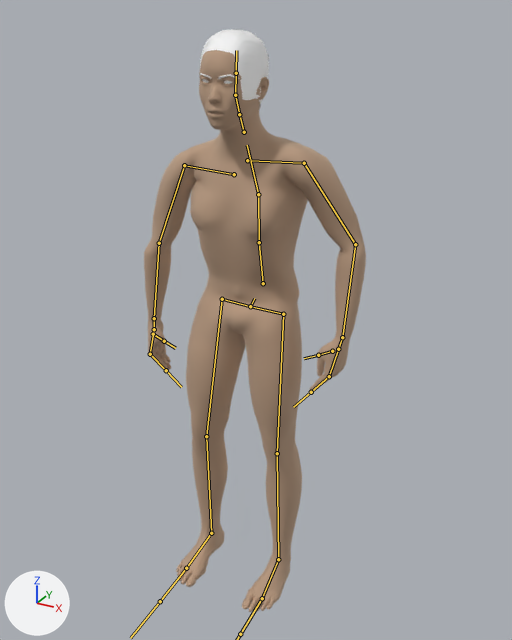
The FBX model FinalFBXes/ElbowToKneeTuck/ElbowToKneeTuckToIdle.fbx, before and after one commit.
Before and after are seen from a camera (50 mm lens) standing at (0.098, -0.1901, 0.1793) and looking at (0.003, -0.0173, 0.0929). Lighting does not change. The marker at lower left points along +X, +Y and +Z. Both versions are drawn at frame 68 of the action 'CMU compliant skeleton|IdleToSitup'; the numbers are the values there. The bones that bend it are drawn over the model as lines.

Objects in the first picture: 'eyebrow002Mesh', 'high-polyMesh', 'malemodelMesh', 'short04Mesh'.
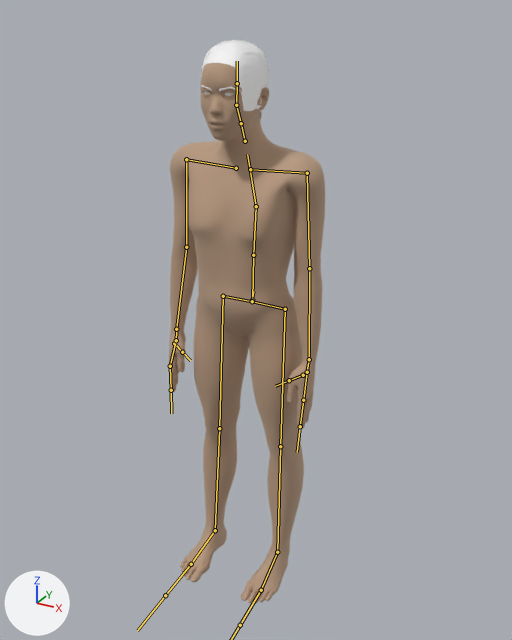
The change, as a diff of the scene's bpy script:
```diff
--- a/FinalFBXes/ElbowToKneeTuck/ElbowToKneeTuckToIdle.fbx.py
+++ b/FinalFBXes/ElbowToKneeTuck/ElbowToKneeTuckToIdle.fbx.py
@@ bone_hips @@
 bone_hips = bpy.data.objects['CMU compliant skeleton'].pose.bones['Hips']
-bone_hips.location = (0.0, -0.439, -1.124)
-bone_hips.rotation_quaternion = (-0.446, 0.895, 0.0, 0.0)  # degrees (-127, 0, 0)
+bone_hips.location = (0.0, -0.442, -1.139)
+bone_hips.rotation_quaternion = (-0.706, 0.709, 0.0, 0.0)  # degrees (-90, 0, 0)
@@ bone_lhipjoint @@
 bone_lhipjoint = bpy.data.objects['CMU compliant skeleton'].pose.bones['LHipJoint']  # child of 'Hips'
-bone_lhipjoint.rotation_quaternion = (0.953, -0.031, 0.301, -0.006)  # degrees (-4, 35, -2)
+bone_lhipjoint.rotation_quaternion = (1.0, 0.0, 0.0, 0.0)  # degrees (0, 0, 0)
@@ bone_leftleg @@
 bone_leftleg = bpy.data.objects['CMU compliant skeleton'].pose.bones['LeftLeg']  # child of 'LeftUpLeg'
-bone_leftleg.rotation_quaternion = (1.0, -0.005, 0.0, 0.0)  # degrees (-1, 0, 0)
+bone_leftleg.rotation_quaternion = (1.0, -0.026, -0.007, 0.017)  # degrees (-3, -1, 2)
@@ bone_lowerback @@
 bone_lowerback = bpy.data.objects['CMU compliant skeleton'].pose.bones['LowerBack']  # child of 'Hips'
-bone_lowerback.location = (0.0, 0.0, 0.0)
-bone_lowerback.rotation_quaternion = (0.921, 0.389, 0.0, 0.0)  # degrees (46, 0, 0)
+bone_lowerback.location = (-0.003, -0.085, 0.028)
+bone_lowerback.rotation_quaternion = (0.999, -0.047, 0.0, 0.0)  # degrees (-5, 0, 0)
@@ bone_spine @@
 bone_spine = bpy.data.objects['CMU compliant skeleton'].pose.bones['Spine']  # child of 'LowerBack'
-bone_spine.rotation_quaternion = (1.0, 0.0, 0.0, 0.0)  # degrees (0, 0, 0)
+bone_spine.rotation_quaternion = (0.997, 0.075, 0.0, 0.0)  # degrees (9, 0, 0)
@@ bone_spine1 @@
 bone_spine1 = bpy.data.objects['CMU compliant skeleton'].pose.bones['Spine1']  # child of 'Spine'
-bone_spine1.rotation_quaternion = (1.0, 0.0, 0.0, 0.0)  # degrees (0, 0, 0)
+bone_spine1.rotation_quaternion = (1.0, -0.006, 0.0, 0.0)  # degrees (-1, 0, 0)
@@ bone_leftshoulder @@
 bone_leftshoulder = bpy.data.objects['CMU compliant skeleton'].pose.bones['LeftShoulder']  # child of 'Spine1'
-bone_leftshoulder.location = (-0.003, -0.007, 0.007)
-bone_leftshoulder.rotation_quaternion = (1.0, 0.0, 0.0, 0.0)  # degrees (0, 0, 0)
+bone_leftshoulder.location = (0.0, 0.0, 0.0)
+bone_leftshoulder.rotation_quaternion = (1.0, 0.0, -0.009, 0.0)  # degrees (0, -1, 0)
@@ bone_leftarm @@
 bone_leftarm = bpy.data.objects['CMU compliant skeleton'].pose.bones['LeftArm']  # child of 'LeftShoulder'
-bone_leftarm.rotation_quaternion = (0.718, 0.169, 0.483, -0.472)  # degrees (-24, 59, -80)
+bone_leftarm.rotation_quaternion = (0.732, -0.049, 0.018, -0.679)  # degrees (-6, -2, -86)
@@ bone_leftforearm @@
 bone_leftforearm = bpy.data.objects['CMU compliant skeleton'].pose.bones['LeftForeArm']  # child of 'LeftArm'
-bone_leftforearm.rotation_quaternion = (0.873, 0.294, -0.381, -0.081)  # degrees (47, -38, -28)
+bone_leftforearm.rotation_quaternion = (0.997, 0.071, -0.008, -0.013)  # degrees (8, -1, -2)
@@ bone_lthumb @@
 bone_lthumb = bpy.data.objects['CMU compliant skeleton'].pose.bones['LThumb']  # child of 'LeftHand'
-bone_lthumb.rotation_quaternion = (0.996, 0.065, -0.06, -0.022)  # degrees (8, -7, -3)
+bone_lthumb.rotation_quaternion = (1.0, 0.0, 0.0, 0.0)  # degrees (0, 0, 0)
@@ bone_lefthandfinger1 @@
 bone_lefthandfinger1 = bpy.data.objects['CMU compliant skeleton'].pose.bones['LeftHandFinger1']  # child of 'LeftFingerBase'
-bone_lefthandfinger1.rotation_quaternion = (0.939, 0.214, -0.179, -0.2)  # degrees (29, -15, -28)
+bone_lefthandfinger1.rotation_quaternion = (1.0, 0.0, 0.0, 0.0)  # degrees (0, 0, 0)
@@ bone_neck @@
 bone_neck = bpy.data.objects['CMU compliant skeleton'].pose.bones['Neck']  # child of 'Spine1'
-bone_neck.rotation_quaternion = (0.999, -0.053, 0.0, 0.0)  # degrees (-6, 0, 0)
+bone_neck.rotation_quaternion = (1.0, 0.0, 0.0, 0.0)  # degrees (0, 0, 0)
@@ bone_neck1 @@
 bone_neck1 = bpy.data.objects['CMU compliant skeleton'].pose.bones['Neck1']  # child of 'Neck'
-bone_neck1.rotation_quaternion = (1.0, -0.022, 0.0, 0.0)  # degrees (-3, 0, 0)
+bone_neck1.rotation_quaternion = (1.0, 0.0, 0.0, 0.0)  # degrees (0, 0, 0)
@@ bone_rightshoulder @@
 bone_rightshoulder = bpy.data.objects['CMU compliant skeleton'].pose.bones['RightShoulder']  # child of 'Spine1'
-bone_rightshoulder.location = (-0.033, -0.012, 0.03)
+bone_rightshoulder.location = (0.0, 0.0, 0.0)
@@ bone_rightarm @@
 bone_rightarm = bpy.data.objects['CMU compliant skeleton'].pose.bones['RightArm']  # child of 'RightShoulder'
-bone_rightarm.rotation_quaternion = (0.633, 0.386, -0.558, 0.372)  # degrees (43, -84, 22)
+bone_rightarm.rotation_quaternion = (0.721, 0.114, -0.164, 0.664)  # degrees (-3, -23, 86)
@@ bone_rightforearm @@
 bone_rightforearm = bpy.data.objects['CMU compliant skeleton'].pose.bones['RightForeArm']  # child of 'RightArm'
-bone_rightforearm.rotation_quaternion = (0.834, 0.039, 0.543, 0.085)  # degrees (21, 64, 25)
+bone_rightforearm.rotation_quaternion = (0.998, 0.046, 0.033, 0.001)  # degrees (5, 4, 0)
@@ bone_rthumb @@
 bone_rthumb = bpy.data.objects['CMU compliant skeleton'].pose.bones['RThumb']  # child of 'RightHand'
-bone_rthumb.rotation_quaternion = (0.976, 0.19, -0.052, -0.091)  # degrees (22, -4, -11)
+bone_rthumb.rotation_quaternion = (1.0, 0.0, 0.0, 0.0)  # degrees (0, 0, 0)
@@ bone_righthandfinger1 @@
 bone_righthandfinger1 = bpy.data.objects['CMU compliant skeleton'].pose.bones['RightHandFinger1']  # child of 'RightFingerBase'
-bone_righthandfinger1.rotation_quaternion = (0.954, 0.189, 0.002, 0.232)  # degrees (21, -5, 26)
+bone_righthandfinger1.rotation_quaternion = (1.0, 0.0, 0.0, 0.0)  # degrees (0, 0, 0)
@@ bone_rhipjoint @@
 bone_rhipjoint = bpy.data.objects['CMU compliant skeleton'].pose.bones['RHipJoint']  # child of 'Hips'
-bone_rhipjoint.rotation_quaternion = (0.836, -0.056, -0.546, 0.011)  # degrees (-15, -66, 11)
+bone_rhipjoint.rotation_quaternion = (1.0, 0.003, 0.03, -0.001)  # degrees (0, 3, 0)
@@ bone_rightupleg @@
 bone_rightupleg = bpy.data.objects['CMU compliant skeleton'].pose.bones['RightUpLeg']  # child of 'RHipJoint'
-bone_rightupleg.rotation_quaternion = (0.948, -0.319, 0.008, 0.014)  # degrees (-37, 1, 1)
+bone_rightupleg.rotation_quaternion = (0.999, 0.027, -0.011, -0.013)  # degrees (3, -1, -1)
@@ bone_rightleg @@
 bone_rightleg = bpy.data.objects['CMU compliant skeleton'].pose.bones['RightLeg']  # child of 'RightUpLeg'
-bone_rightleg.rotation_quaternion = (0.997, 0.084, -0.002, -0.001)  # degrees (10, 0, 0)
+bone_rightleg.rotation_quaternion = (0.999, -0.031, -0.005, 0.022)  # degrees (-4, 0, 3)
```

What differs and where, as boxes [x1, y1, x2, y2] in the pictures (512 x 640 px):
'malemodelMesh', posed (30% narrower): before [144, 50, 366, 612]; after [169, 63, 325, 603]
'short04Mesh', posed: before [199, 29, 269, 110]; after [201, 40, 269, 119]
'eyebrow002Mesh', posed: before [199, 73, 240, 80]; after [200, 85, 241, 92]
bone 'Hips', root to tip: before (250, 306) to (254, 298); after (252, 301) to (253, 291)
bone 'LHipJoint', root to tip: before (250, 306) to (283, 314); after (252, 301) to (285, 309)
bone 'LeftLeg', root to tip: before (277, 453) to (278, 559); after (280, 446) to (277, 552)
bone 'LowerBack', root to tip: before (263, 283) to (259, 242); after (252, 300) to (253, 255)
bone 'Spine', root to tip: before (259, 242) to (258, 194); after (253, 255) to (256, 206)
bone 'Spine1', root to tip: before (258, 194) to (247, 145); after (256, 206) to (247, 154)
bone 'LeftShoulder', root to tip: before (247, 160) to (304, 163); after (250, 169) to (307, 173)
bone 'LeftArm', root to tip: before (304, 163) to (355, 244); after (307, 173) to (309, 268)
bone 'LeftForeArm', root to tip: before (355, 244) to (342, 337); after (309, 268) to (309, 359)
bone 'LThumb', root to tip: before (332, 351) to (318, 355); after (303, 375) to (289, 380)
bone 'LeftHandFinger1', root to tip: before (329, 376) to (311, 392); after (303, 400) to (300, 426)
bone 'Neck', root to tip: before (244, 132) to (239, 114); after (245, 141) to (241, 123)
bone 'Neck1', root to tip: before (239, 114) to (235, 95); after (241, 123) to (236, 105)
bone 'RightShoulder', root to tip: before (234, 174) to (184, 165); after (236, 168) to (186, 159)
bone 'RightArm', root to tip: before (184, 165) to (159, 243); after (186, 159) to (186, 247)
bone 'RightForeArm', root to tip: before (159, 243) to (154, 318); after (186, 247) to (176, 329)
bone 'RThumb', root to tip: before (153, 334) to (164, 341); after (174, 343) to (182, 352)
bone 'RightHandFinger1', root to tip: before (150, 354) to (166, 370); after (170, 366) to (171, 390)
bone 'RHipJoint', root to tip: before (250, 306) to (222, 299); after (252, 301) to (223, 296)
bone 'RightUpLeg', root to tip: before (222, 299) to (206, 436); after (223, 296) to (219, 428)
bone 'RightLeg', root to tip: before (206, 436) to (211, 533); after (219, 428) to (215, 530)
